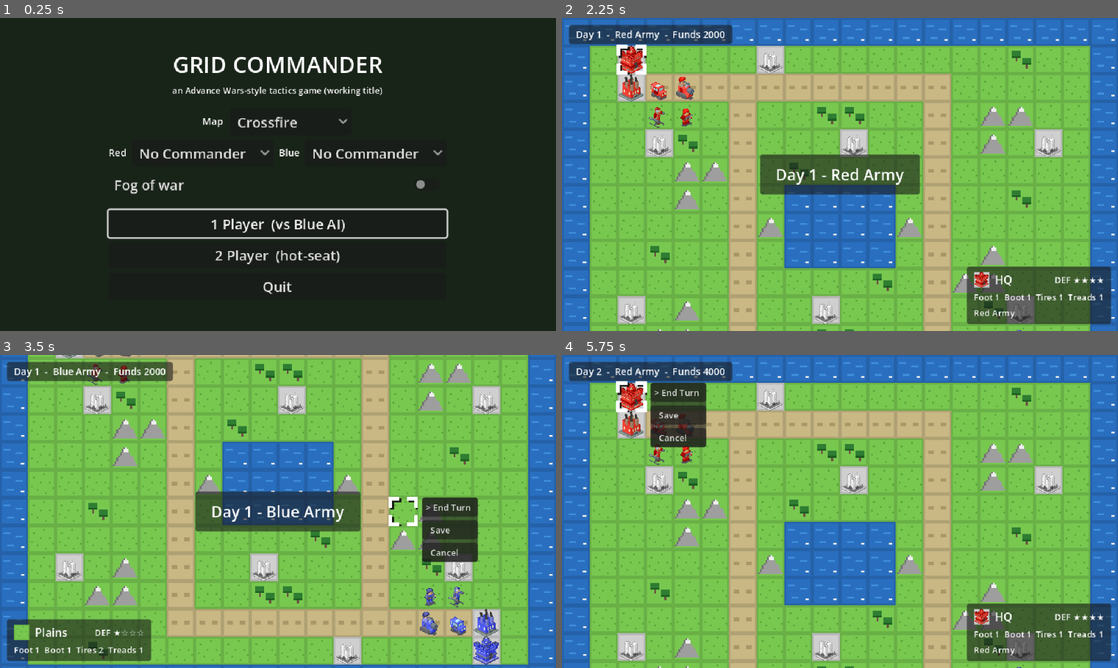
Above: before the commit, frames 1-4 (two rows, left to right).
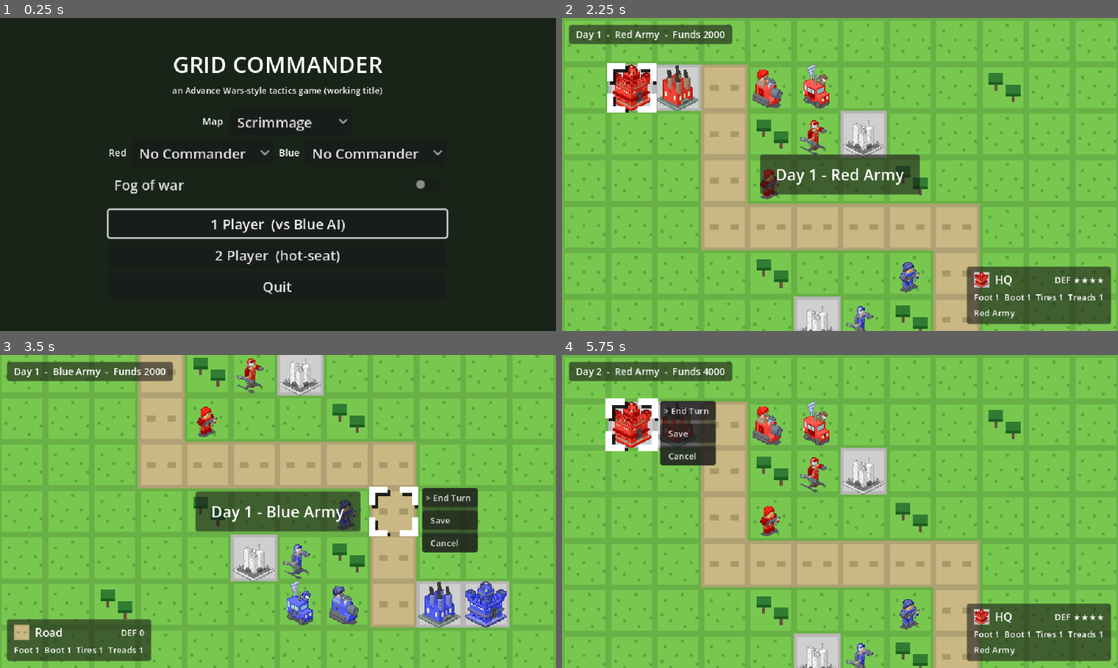
Above: after the commit, the same moments.

Repository: hanscanonico/advance_war_clone
Game: Godot game, scene res://scenes/menu/main_menu.tscn
Two runs of this game, one before a commit and one after it. Both use one fixed random seed, a clock stepped at 60 frames per second and the inputs below.
Inputs (mouse positions are in pixels of both pictures, inside the frame that each line leads up to):
- Up to frame 1 (0.25 s): no input
- Up to frame 2 (2.25 s): click "No Commander" at 0.5 s; click "No Commander" at 1.25 s; click "2 Player (hot-seat)" at 2 s
- Up to frame 3 (3.5 s): tap Enter (confirm) at 2.75 s; move the mouse to (400, 495) at 2.77 s; hold Right (cursor_right) from 2.78 s (still down); hold Enter (confirm) from 2.78 s (still down); click (400, 495) at 2.92 s
- Up to frame 4 (5.75 s): release Right (cursor_right) at 3.5 s; release Enter (confirm) at 3.5 s; drag from (728, 527) to (812, 574) at 3.52 s; click "> End Turn" at 4.25 s; tap Enter (confirm) at 5 s; move the mouse to (895, 442) at 5.02 s; hold Right (cursor_right) from 5.03 s (still down); hold Mouse wheel down (zoom_out) from 5.03 s (still down)

The runs differ from the first frame. In frame 1, 0.3% of the frame differs, in the area x 42-57%, y 31-37%; in frame 2, 50%; in frame 3, 48%; in frame 4, 51%, in the area x 0-100%, y 0-100%.

Commit message:
Grow the map roster to seven, guardrails first
Add a playability lint (tests/unit/test_maps.gd) and a per-map AI soak
(tests/unit/test_map_soak.gd) that sweep every maps/*.txt, then five new
maps built against them: scrimmage, riverline, ironworks, timberline,
isthmus. MapData gains a first-comment description, a `# symmetric` tag,
source_path, and a mirrored() helper; MapCatalog is the single roster
authority the menu and both tests discover maps through. The menu now
sorts smallest board first (opening on scrimmage) and shows each map's
size, property count and pitch as a tooltip.

Co-Authored-By: Claude Opus 4.8 <noreply@anthropic.com>

Diff:
--- /dev/null
+++ b/core/map_catalog.gd
@@ -0,0 +1,60 @@
+class_name MapCatalog
+extends RefCounted
+## The shipped map roster: which files under maps/ are maps, what they are
+## called, and the order the menu offers them in.
+##
+## Adding a map is still dropping a .txt in maps/ — nothing here lists them by
+## hand. The point of the class is that the menu, the map lint and the per-map
+## AI soak all discover the roster through one function instead of three
+## DirAccess loops that can drift apart.
+##
+## Node-free like the rest of core/, so tests read exactly what the menu reads.
+
+const MAPS_DIR := "res://maps"
+
+
+## Every shipped map, alphabetically by filename — a stable order that does not
+## depend on the filesystem's. `ordered()` is what the menu shows.
+static func paths() -> Array[String]:
+	var result: Array[String] = []
+	var dir := DirAccess.open(MAPS_DIR)
+	if dir == null:
+		push_error("MapCatalog: cannot open %s" % MAPS_DIR)
+		return result
+	var files := dir.get_files()
+	files.sort()
+	for file in files:
+		# Exported builds list .txt files with a .remap suffix.
+		var map_file := file.trim_suffix(".remap")
+		if not map_file.ends_with(".txt"):
+			continue
+		result.append(MAPS_DIR.path_join(map_file))
+	return result
+
+
+## The roster parsed, smallest board first, so the menu's default (item 0) is
+## the quickest match rather than whichever filename sorts first alphabetically.
+## Ties break on filename, so the order is derived from data and still stable.
+## Maps that fail to parse are dropped with a pushed error rather than taking
+## the menu down with them.
+static func ordered(db: TerrainDB) -> Array[MapData]:
+	var maps: Array[MapData] = []
+	for path in paths():
+		var map := MapData.load_from_file(path, db)
+		if map != null:
+			maps.append(map)
+	maps.sort_custom(_smaller_first)
+	return maps
+
+
+## The dropdown label for a map path: "first_steps.txt" -> "First Steps".
+static func display_name(path: String) -> String:
+	return path.get_file().trim_suffix(".txt").capitalize()
+
+
+static func _smaller_first(a: MapData, b: MapData) -> bool:
+	var area_a := a.width * a.height
+	var area_b := b.width * b.height
+	if area_a != area_b:
+		return area_a < area_b
+	return a.source_path < b.source_path
--- a/core/map_data.gd
+++ b/core/map_data.gd
@@ -5,7 +5,9 @@
 ## it is never the source of truth.
 ##
 ## Map text format (see maps/*.txt):
-##   # comment
+##   # <one-line description>   -- the first comment line; shown in the menu
+##   # symmetric               -- optional tag; asserts 180-degree symmetry
+##   # any other comment
 ##   [terrain]
 ##   <one row of terrain symbols per line, all rows the same width>
 ##   [owners]
@@ -15,11 +17,22 @@
 ##
 ## [owners] and [units] must come after [terrain] (they need the bounds).
 ## Unit symbols are validated later by GameState.create, which has the UnitDB.
+## The playability invariants no parser can express — one HQ per team, a base
+## each, reachable HQs, and the symmetry the tag above claims — are asserted
+## over every shipped map by tests/unit/test_maps.gd.
 
 const NEUTRAL := 0
+## Comment line that opts a map into the mirror check in tests/unit/test_maps.gd.
+const SYMMETRIC_TAG := "symmetric"
 
 var width := 0
 var height := 0
+## First comment line: the one-line pitch the map dropdown shows as a tooltip.
+var description := ""
+## Set by the `# symmetric` tag: this map claims 180-degree rotational symmetry.
+var symmetric := false
+## Where this map was read from; empty for maps parsed straight from a string.
+var source_path := ""
 ## Raw starting-unit entries: {team: int, symbol: String, cell: Vector2i}.
 var starting_units: Array[Dictionary] = []
 var _terrain: Array[TerrainType] = []  # row-major, width * height entries
@@ -33,7 +46,10 @@
 	if text.is_empty():
 		push_error("MapData: cannot read map file '%s'" % path)
 		return null
-	return parse(text, db)
+	var map := parse(text, db)
+	if map != null:
+		map.source_path = path
+	return map
 
 
 ## Returns null (with a pushed error) on any malformed input.
@@ -42,7 +58,10 @@
 	var section := ""
 	for raw_line in text.split("\n"):
 		var line := raw_line.strip_edges()
-		if line.is_empty() or line.begins_with("#"):
+		if line.is_empty():
+			continue
+		if line.begins_with("#"):
+			map._read_comment(line.trim_prefix("#").strip_edges())
 			continue
 		if line.begins_with("["):
 			section = line
@@ -102,6 +121,21 @@
 	return Vector2i(width, height)
 
 
+## The cell `cell` rotates onto under 180 degrees. Its own inverse, and the one
+## definition of "mirrored" the maps and their symmetry lint share.
+func mirrored(cell: Vector2i) -> Vector2i:
+	return Vector2i(width - 1 - cell.x, height - 1 - cell.y)
+
+
+## Comments carry two pieces of data: the `# symmetric` tag, and the first
+## comment line, which by convention is the map's one-line description.
+func _read_comment(comment: String) -> void:
+	if comment == SYMMETRIC_TAG:
+		symmetric = true
+	elif description.is_empty():
+		description = comment
+
+
 func _append_terrain_row(line: String, db: TerrainDB) -> bool:
 	if width == 0:
 		width = line.length()
--- a/scenes/menu/main_menu.gd
+++ b/scenes/menu/main_menu.gd
@@ -3,7 +3,6 @@
 ## battle scene through the MatchConfig autoload.
 
 const BATTLE_SCENE := "res://scenes/battle/battle.tscn"
-const MAPS_DIR := "res://maps"
 
 @onready var map_option: OptionButton = %MapOption
 @onready var red_co_option: OptionButton = %RedCoOption
@@ -14,7 +13,9 @@
 @onready var continue_button: Button = %ContinueButton
 @onready var quit_button: Button = %QuitButton
 
-var _map_paths: Array[String] = []
+## The roster in dropdown order, parsed once at load so the tooltips can quote
+## real numbers off the board rather than a hand-kept table.
+var _maps: Array[MapData] = []
 ## Commander ids in dropdown order, shared by both sides.
 var _commander_ids: Array[StringName] = []
 var _commander_db: CommanderDB
@@ -35,22 +36,42 @@
 			ScreenshotUtil.capture_and_quit(self, arg.get_slice("=", 1))
 
 
+## Smallest board first, so item 0 — the option the menu opens on — is the
+## quickest match rather than whichever filename happened to sort first.
 func _populate_maps() -> void:
-	var dir := DirAccess.open(MAPS_DIR)
-	if dir == null:
-		push_error("main menu: cannot open %s" % MAPS_DIR)
+	_maps = MapCatalog.ordered(TerrainDB.load_default())
+	if _maps.is_empty():
+		push_error("main menu: no maps found in %s" % MapCatalog.MAPS_DIR)
 		return
-	var files := dir.get_files()
-	files.sort()
-	for file in files:
-		# Exported builds list .txt files with a .remap suffix.
-		var map_file := file.trim_suffix(".remap")
-		if not map_file.ends_with(".txt"):
-			continue
-		_map_paths.append(MAPS_DIR.path_join(map_file))
-		map_option.add_item(map_file.trim_suffix(".txt").capitalize())
-	if map_option.item_count > 0:
-		map_option.selected = 0
+	for map in _maps:
+		map_option.add_item(MapCatalog.display_name(map.source_path))
+	map_option.selected = 0
+	map_option.item_selected.connect(_on_map_selected)
+	_refresh_map_tooltip()
+
+
+func _on_map_selected(_index: int) -> void:
+	_refresh_map_tooltip()
+
+
+## Size and property count read off the board itself; the blurb is the map
+## file's first comment line. Same reasoning as the commander tooltips below —
+## the 640x360 viewport has no room for a description beside the dropdown.
+func _refresh_map_tooltip() -> void:
+	var map := _map_at(map_option.selected)
+	if map == null:
+		map_option.tooltip_text = ""
+		return
+	map_option.tooltip_text = (
+		"%d×%d · %d properties\n%s"
+		% [map.width, map.height, map.property_cells().size(), map.description]
+	)
+
+
+func _map_at(index: int) -> MapData:
+	if index < 0 or index >= _maps.size():
+		return null
+	return _maps[index]
 
 
 ## Both dropdowns list every general, neutral first, so "No Commander" stays the
@@ -97,8 +118,9 @@
 ## `load_save` resumes the saved match (its own map, commanders and AI sides
 ## apply, so the dropdowns above are ignored).
 func _start(ai_teams: Array[int], load_save: bool) -> void:
-	if not _map_paths.is_empty():
-		MatchConfig.map_path = _map_paths[map_option.selected]
+	var map := _map_at(map_option.selected)
+	if map != null:
+		MatchConfig.map_path = map.source_path
 	MatchConfig.ai_teams = ai_teams
 	MatchConfig.fog_enabled = fog_check.button_pressed
 	MatchConfig.commanders = {
--- /dev/null
+++ b/tests/unit/test_map_soak.gd
@@ -0,0 +1,107 @@
+extends GutTest
+## AI vs AI on every shipped map: the proof that a board is *playable*, not
+## merely parseable.
+##
+## test_commander_match_soak.gd established the shape and why it pays — an
+## AI-vs-AI match is the one test that runs the planner, the resolvers and
+## command validation against each other, and it caught a movement bug that 277
+## unit tests missed. That file varies the commander over a fixed fixture map;
+## this one holds the commanders neutral and varies the map, so the board is the
+## only thing under test.
+##
+## It is the dynamic half of a question test_maps.gd answers statically. The
+## lint catches an HQ walled off behind sea by reading the grid. This catches
+## the version no static check sees: a board the AI can cross on paper and then
+## does nothing on.
+
+## Long enough for both sides to bank income, build, and meet in the middle on
+## the largest board, without making the suite pay for a full match per map.
+const DAYS := 10
+## Commands one turn can plausibly need, per map cell. A stall shows up as a
+## planner that keeps proposing without the day ever ending, so the cap only has
+## to be above "a real match" — it is a deadlock detector, not a budget.
+const COMMANDS_PER_CELL := 4
+const MIN_COMMAND_CAP := 400
+
+var terrain_db: TerrainDB
+var unit_db: UnitDB
+var chart: DamageChart
+
+
+func before_each() -> void:
+	terrain_db = TerrainDB.load_default()
+	unit_db = UnitDB.load_default()
+	chart = load("res://data/damage_chart.tres")
+
+
+func test_the_ai_can_play_every_shipped_map() -> void:
+	var paths := MapCatalog.paths()
+	assert_gt(paths.size(), 0, "maps/ should ship at least one map")
+	for i in paths.size():
+		# Alternating seeds put half the roster under fog, so the vision hooks
+		# are exercised on real boards rather than only on the fixture map.
+		_soak(paths[i], 500 + i)
+
+
+## Plays one map out with neutral commanders on both sides. Fails on the first
+## command the rules turn down, on a run that never ends, and on a run that ends
+## with the board untouched.
+func _soak(path: String, rng_seed: int) -> void:
+	var name := path.get_file()
+	var map := MapData.load_from_file(path, terrain_db)
+	assert_not_null(map, "%s should parse" % name)
+	if map == null:
+		return
+	var state := GameState.create(map, unit_db, chart)
+	state.rng.seed = rng_seed
+	state.fog_enabled = rng_seed % 2 == 0
+	var cap := maxi(MIN_COMMAND_CAP, map.width * map.height * COMMANDS_PER_CELL)
+	var ai := AIController.new(unit_db)
+	var started := Time.get_ticks_msec()
+	var commands := 0
+	while state.winner == 0 and state.day <= DAYS and commands < cap:
+		var command := ai.plan_next_command(state)
+		var error := command.validate(state)
+		if error != "":
+			fail_test(
+				(
+					(
+						"%s (day %d, fog %s): the planner proposed a command the rules "
+						% [name, state.day, state.fog_enabled]
+					)
+					+ "reject: %s. Two places disagree about a rule on this board." % error
+				)
+			)
+			return
+		command.apply(state)
+		commands += 1
+	var elapsed := Time.get_ticks_msec() - started
+	gut.p("%-16s %4d commands, %5d ms, fog %s" % [name, commands, elapsed, state.fog_enabled])
+	assert_lt(
+		commands,
+		cap,
+		(
+			"%s: %d days of AI vs AI hit the command cap, so the match never " % [name, DAYS]
+			+ "progressed — most likely the planner is looping on this board"
+		)
+	)
+	# A board where the AI can reach nothing passes "no stall" while doing
+	# nothing at all, so the run has to have moved the game somewhere.
+	assert_true(
+		state.winner != 0 or _properties_changed(state, map),
+		(
+			"%s: %d days went by with no property changing hands and no winner. " % [name, DAYS]
+			+ "The AI can move here but cannot get anywhere — check that cities "
+			+ "sit within reach of each side's opening."
+		)
+	)
+
+
+## True once runtime ownership has diverged from the map's starting ownership —
+## somebody captured something.
+func _properties_changed(state: GameState, map: MapData) -> bool:
+	var initial := map.initial_owners()
+	for cell: Vector2i in state.property_owners:
+		if int(state.property_owners[cell]) != int(initial.get(cell, MapData.NEUTRAL)):
+			return true
+	return false
--- /dev/null
+++ b/tests/unit/test_maps.gd
@@ -0,0 +1,264 @@
+extends GutTest
+## Playability lint over every map in maps/ — including maps added after this
+## file was written, since it discovers the roster through MapCatalog instead of
+## listing it.
+##
+## MapData.parse and GameState.create already reject *malformed* maps: ragged
+## rows, unknown terrain or unit symbols, owners on non-property cells,
+## out-of-bounds entries, two units on one cell, a unit standing on terrain it
+## cannot enter. What neither catches is a map that loads perfectly and is then
+## unplayable — and each assertion below is one of those:
+##
+## - A third, neutral HQ is a free win button: CaptureCommand sets `winner` on
+##   *any* HQ, no matter who owned it.
+## - A side with no base has no income engine and an AI that can never build.
+## - A team-3 owner or unit parses today and then silently never plays, because
+##   next_team() cycles GameState.TEAMS.
+## - HQs walled off from each other make the HQ-capture win unreachable, which
+##   quietly reduces the match to rout-only.
+## - A map whose header claims symmetry and does not have it hands one side a
+##   terrain or income edge that no amount of playtesting attributes correctly.
+##
+## Every failure names the map it failed on. "The roster is broken" is not an
+## actionable failure message.
+
+const HQ := &"hq"
+const BASE := &"base"
+
+var terrain_db: TerrainDB
+var unit_db: UnitDB
+
+
+func before_each() -> void:
+	terrain_db = TerrainDB.load_default()
+	unit_db = UnitDB.load_default()
+
+
+func test_every_map_parses_and_builds_a_game_state() -> void:
+	var paths := MapCatalog.paths()
+	assert_gt(paths.size(), 0, "maps/ should ship at least one map")
+	for path in paths:
+		var map := MapData.load_from_file(path, terrain_db)
+		assert_not_null(map, "%s should parse" % path)
+		if map != null:
+			assert_not_null(GameState.create(map, unit_db), "%s should build a GameState" % path)
+
+
+func test_every_map_gives_each_team_exactly_one_hq_it_owns() -> void:
+	for map in _maps():
+		var hq_owners := []
+		for cell in _cells_of(map, HQ):
+			hq_owners.append(map.owner_at(cell))
+		assert_eq(
+			hq_owners.size(),
+			GameState.TEAMS.size(),
+			(
+				"%s: one HQ per team and no spares — an unowned HQ is a free win, " % _name(map)
+				+ "since capturing any HQ ends the match"
+			)
+		)
+		for team in GameState.TEAMS:
+			assert_eq(
+				hq_owners.count(team), 1, "%s: team %d should start on one HQ" % [_name(map), team]
+			)
+
+
+func test_every_map_gives_each_team_a_base() -> void:
+	for map in _maps():
+		for team in GameState.TEAMS:
+			var bases := 0
+			for cell in _cells_of(map, BASE):
+				if map.owner_at(cell) == team:
+					bases += 1
+			assert_gt(
+				bases,
+				0,
+				(
+					(
+						"%s: team %d owns no base, so it has no production and the AI "
+						% [_name(map), team]
+					)
+					+ "has nothing to spend income on"
+				)
+			)
+
+
+func test_no_map_uses_a_team_that_never_gets_a_turn() -> void:
+	for map in _maps():
+		var owners := map.initial_owners()
+		for cell: Vector2i in owners:
+			assert_has(
+				GameState.TEAMS,
+				int(owners[cell]),
+				"%s: property %s is owned by a team that never plays" % [_name(map), cell]
+			)
+		for entry: Dictionary in map.starting_units:
+			assert_has(
+				GameState.TEAMS,
+				int(entry.team),
+				"%s: the unit on %s belongs to a team that never plays" % [_name(map), entry.cell]
+			)
+
+
+func test_every_map_keeps_its_hqs_reachable_on_foot() -> void:
+	for map in _maps():
+		assert_eq(
+			_hq_connection_error(map),
+			"",
+			(
+				"%s: infantry must be able to walk between the HQs, or the " % _name(map)
+				+ "HQ-capture win condition can never happen"
+			)
+		)
+
+
+func test_no_unit_starts_on_a_property() -> void:
+	for map in _maps():
+		for entry: Dictionary in map.starting_units:
+			var cell: Vector2i = entry.cell
+			assert_false(
+				map.terrain_at(cell).is_property,
+				(
+					(
+						"%s: a unit starts on the %s at %s — no side should open a "
+						% [_name(map), map.terrain_at(cell).display_name, cell]
+					)
+					+ "capture ahead of turn one"
+				)
+			)
+
+
+func test_maps_tagged_symmetric_really_are() -> void:
+	var tagged := 0
+	for map in _maps():
+		if not map.symmetric:
+			continue
+		tagged += 1
+		assert_eq(
+			_mirror_error(map),
+			"",
+			"%s carries the `# symmetric` tag, so it has to mirror exactly" % _name(map)
+		)
+	assert_gt(tagged, 0, "at least one shipped map should be tagged `# symmetric`")
+
+
+func test_every_map_describes_itself_for_the_menu() -> void:
+	for map in _maps():
+		assert_ne(
+			map.description,
+			"",
+			(
+				"%s: the first comment line is the map dropdown's tooltip, so it " % _name(map)
+				+ "has to be a one-line description of the board"
+			)
+		)
+
+
+## The menu opens on item 0, so the order MapCatalog hands it decides the
+## default match. Smallest board first makes that the quickest one.
+func test_the_menu_offers_the_smallest_board_first() -> void:
+	var maps := MapCatalog.ordered(terrain_db)
+	assert_eq(maps.size(), MapCatalog.paths().size(), "every shipped map should reach the menu")
+	for i in range(1, maps.size()):
+		var previous := maps[i - 1]
+		assert_lte(
+			previous.width * previous.height,
+			maps[i].width * maps[i].height,
+			"%s should not come before %s" % [_name(previous), _name(maps[i])]
+		)
+
+
+# --- helpers -----------------------------------------------------------------
+
+
+func _maps() -> Array[MapData]:
+	var maps: Array[MapData] = []
+	for path in MapCatalog.paths():
+		var map := MapData.load_from_file(path, terrain_db)
+		if map != null:
+			maps.append(map)
+	return maps
+
+
+func _name(map: MapData) -> String:
+	return map.source_path.get_file()
+
+
+func _cells_of(map: MapData, terrain_id: StringName) -> Array[Vector2i]:
+	var cells: Array[Vector2i] = []
+	for cell in map.property_cells():
+		if map.terrain_at(cell).id == terrain_id:
+			cells.append(cell)
+	return cells
+
+
+## Flood fills from one HQ over every cell infantry can enter and reports the
+## first HQ it fails to reach. Infantry is the yardstick because it is the only
+## class that can cross every land terrain, so "unreachable on foot" means
+## unreachable, full stop.
+func _hq_connection_error(map: MapData) -> String:
+	var hqs := _cells_of(map, HQ)
+	if hqs.size() < 2:
+		return ""  # the HQ-count assertion owns this case
+	var seen := {hqs[0]: true}
+	var queue: Array[Vector2i] = [hqs[0]]
+	while not queue.is_empty():
+		var cell: Vector2i = queue.pop_back()
+		for step in MovementResolver.DIRECTIONS:
+			var next: Vector2i = cell + step
+			if seen.has(next) or not map.in_bounds(next):
+				continue
+			if not map.terrain_at(next).is_passable(TerrainType.FOOT):
+				continue
+			seen[next] = true
+			queue.append(next)
+	for hq in hqs:
+		if not seen.has(hq):
+			return "no foot path from %s to %s" % [hqs[0], hq]
+	return ""
+
+
+## Checks the whole board against the 180-degree rotation, teams swapped, and
+## reports the first cell that breaks it. Terrain, starting ownership and
+## starting armies all have to mirror: any one of them alone is an edge.
+func _mirror_error(map: MapData) -> String:
+	for y in map.height:
+		for x in map.width:
+			var cell := Vector2i(x, y)
+			var twin := map.mirrored(cell)
+			if map.terrain_at(cell).id != map.terrain_at(twin).id:
+				return (
+					"%s is %s but %s is %s"
+					% [
+						cell,
+						map.terrain_at(cell).id,
+						twin,
+						map.terrain_at(twin).id,
+					]
+				)
+	var owners := map.initial_owners()
+	for cell: Vector2i in owners:
+		var twin: Vector2i = map.mirrored(cell)
+		var twin_owner := int(owners.get(twin, MapData.NEUTRAL))
+		if twin_owner != _opposing(int(owners[cell])):
+			return (
+				"%s starts owned by team %d, but %s does not mirror it" % [cell, owners[cell], twin]
+			)
+	var by_cell := {}
+	for entry: Dictionary in map.starting_units:
+		by_cell[entry.cell] = entry
+	for entry: Dictionary in map.starting_units:
+		var twin: Vector2i = map.mirrored(entry.cell)
+		if not by_cell.has(twin):
+			return "the unit on %s has no counterpart on %s" % [entry.cell, twin]
+		var other: Dictionary = by_cell[twin]
+		if other.symbol != entry.symbol or int(other.team) != _opposing(int(entry.team)):
+			return "the unit on %s is not mirrored by the one on %s" % [entry.cell, twin]
+	return ""
+
+
+## The other side, read off GameState.TEAMS rather than hardcoded as `3 - team`,
+## so this says what it means while the game stays two-sided.
+func _opposing(team: int) -> int:
+	var index := GameState.TEAMS.find(team)
+	return GameState.TEAMS[(index + 1) % GameState.TEAMS.size()]
Not shown, added: core/map_catalog.gd.uid
Not shown, changed: maps/crossfire.txt
Not shown, changed: maps/first_steps.txt
Not shown, added: maps/ironworks.txt
Not shown, added: maps/isthmus.txt
Not shown, added: maps/riverline.txt
Not shown, added: maps/scrimmage.txt
Not shown, added: maps/timberline.txt
Not shown, added: tests/unit/test_map_soak.gd.uid
Not shown, added: tests/unit/test_maps.gd.uid
